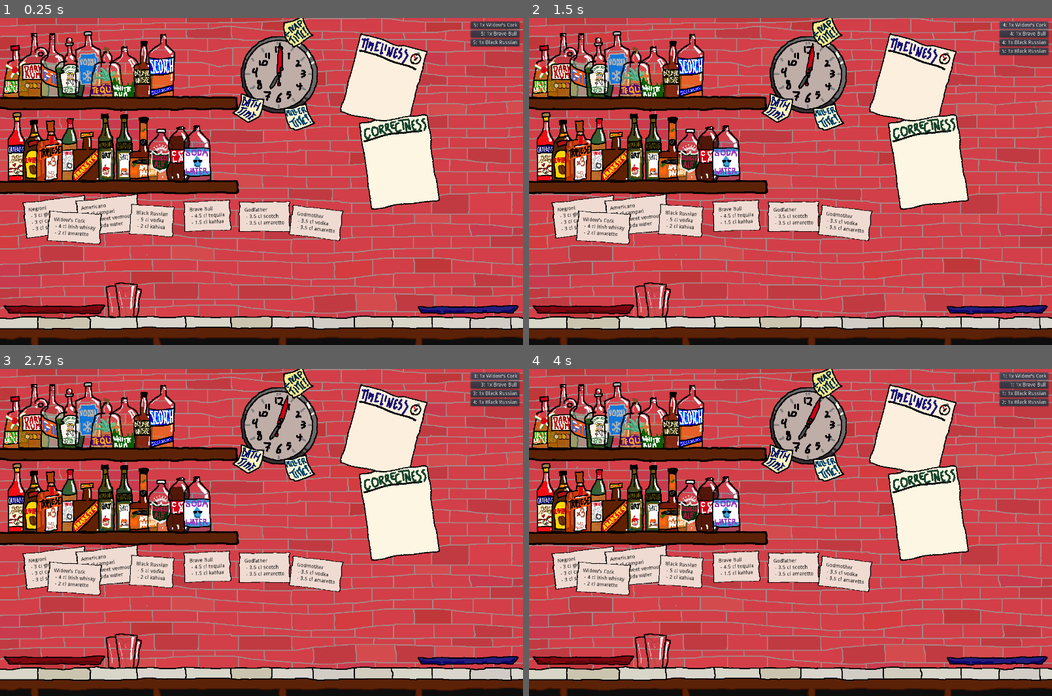
Above: before the commit, frames 1-4 (two rows, left to right).
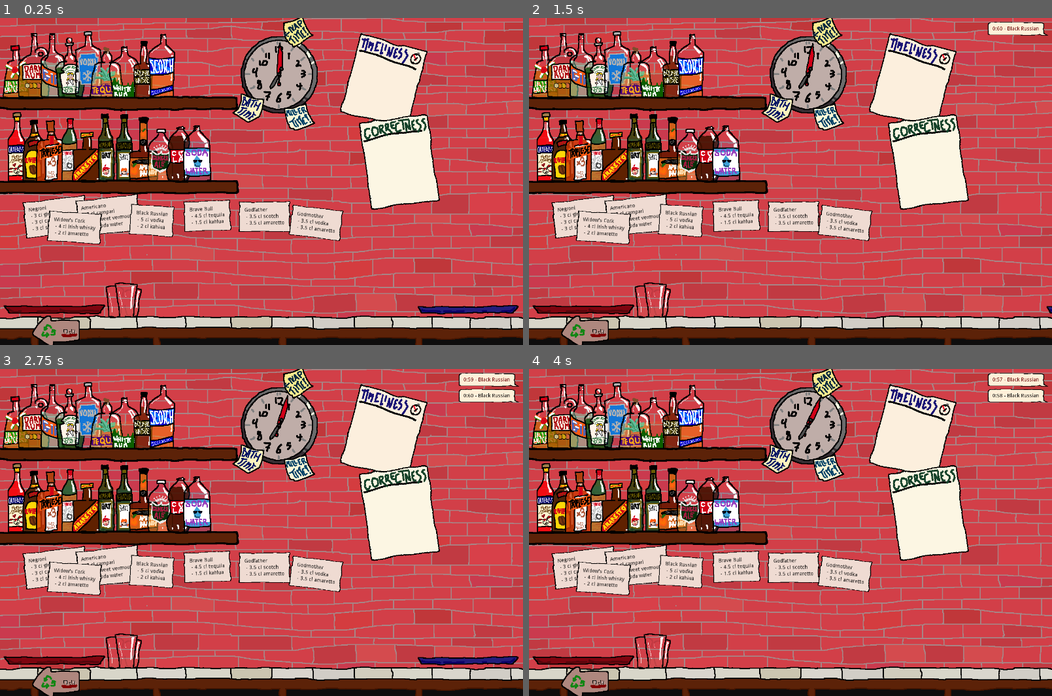
Above: after the commit, the same moments.

Repository: xavierholt/anyone-can-bartend
Game: Godot game, scene res://Bar.tscn
Same seed, same stepped clock (60 frames per second), same inputs: the game is played once before the commit and once after it. The project has no main scene, so this scene is started directly.
Inputs (mouse positions are in pixels of both pictures, inside the frame that each line leads up to):
- Up to frame 1 (0.25 s): no input
- Up to frame 2 (1.5 s): click (1025, 24) at 0.5 s, where only the run before the commit has a clickable "5: 1x Widow's Cork"; click (1025, 24) at 1.25 s, where only the run before the commit has a clickable "4: 1x Widow's Cork"
- Up to frame 3 (2.75 s): click (496, 375) at 2 s, where only the run before the commit has a clickable "3: 1x Widow's Cork"
- Up to frame 4 (4 s): click (1015, 378) at 2.75 s, where only the run after the commit has a clickable "0:59 - Black Russian"; click (1025, 375) at 3.5 s, where only the run before the commit has a clickable "2: 1x Widow's Cork"

The runs differ from the first frame. In frame 1, 1.3% of the frame differs, in the area x 6-100%, y 1-100%; in frame 2, 2.1%; in frame 3, 1.7%; in frame 4, 2.2%.

Commit message:
Animated trays.

Diff:
--- a/Bar.gd
+++ b/Bar.gd
@@ -90,7 +90,8 @@
 	get_tree().quit()
 
 func tick():
-	if randf() < 0.2:
+	var v = get_node("MarginContainer/VBoxContainer")
+	var n = v.get_child_count()
+	if randf() < 0.8 - 0.2 * n:
 		var o = Order.instance()
-		var v = get_node("MarginContainer/VBoxContainer")
 		v.add_child(o)
--- a/Bar.tscn
+++ b/Bar.tscn
@@ -39,15 +39,95 @@
 [ext_resource path="res://Store.gd" type="Script" id=37]
 [ext_resource path="res://Glasses/Default Store.png" type="Texture" id=38]
 [ext_resource path="res://Shelves/Counter.png" type="Texture" id=39]
-[ext_resource path="res://Shelves/Red Tray.png" type="Texture" id=40]
-[ext_resource path="res://Shelves/Blue Tray.png" type="Texture" id=41]
-[ext_resource path="res://Cursor.gd" type="Script" id=42]
-[ext_resource path="res://Order.tscn" type="PackedScene" id=43]
+[ext_resource path="res://TrashTray.gd" type="Script" id=40]
+[ext_resource path="res://Shelves/Red Tray.png" type="Texture" id=41]
+[ext_resource path="res://TrashClick.gd" type="Script" id=42]
+[ext_resource path="res://Shelves/Arrow.png" type="Texture" id=43]
+[ext_resource path="res://ServeTray.gd" type="Script" id=44]
+[ext_resource path="res://Shelves/Blue Tray.png" type="Texture" id=45]
+[ext_resource path="res://Cursor.gd" type="Script" id=46]
 
 [sub_resource type="RectangleShape2D" id=1]
 
 custom_solver_bias = 0.0
 extents = Vector2( 50, 50 )
+
+[sub_resource type="Animation" id=3]
+
+resource_name = "Trash"
+length = 10.0
+loop = false
+step = 0.1
+tracks/0/type = "value"
+tracks/0/path = NodePath(".:position")
+tracks/0/interp = 1
+tracks/0/loop_wrap = true
+tracks/0/imported = false
+tracks/0/enabled = true
+tracks/0/keys = {
+"times": PoolRealArray( 0, 0.2, 9.8, 10 ),
+"transitions": PoolRealArray( 1, 1, 1, 1 ),
+"update": 0,
+"values": [ Vector2( 0, 0 ), Vector2( -300, 0 ), Vector2( -300, 0 ), Vector2( 0, 0 ) ]
+}
+tracks/1/type = "method"
+tracks/1/path = NodePath("..")
+tracks/1/interp = 1
+tracks/1/loop_wrap = true
+tracks/1/imported = false
+tracks/1/enabled = true
+tracks/1/keys = {
+"times": PoolRealArray( 5, 10 ),
+"transitions": PoolRealArray( 1, 1 ),
+"values": [ {
+"args": [  ],
+"method": "clean"
+}, {
+"args": [  ],
+"method": "reset"
+} ]
+}
+
+[sub_resource type="RectangleShape2D" id=4]
+
+custom_solver_bias = 0.0
+extents = Vector2( 60, 30 )
+
+[sub_resource type="Animation" id=2]
+
+resource_name = "Serve"
+length = 1.4
+loop = false
+step = 0.1
+tracks/0/type = "value"
+tracks/0/path = NodePath(".:position")
+tracks/0/interp = 1
+tracks/0/loop_wrap = true
+tracks/0/imported = false
+tracks/0/enabled = true
+tracks/0/keys = {
+"times": PoolRealArray( 0, 0.2, 1.2, 1.4 ),
+"transitions": PoolRealArray( 1, 1, 1, 1 ),
+"update": 0,
+"values": [ Vector2( 1290, 800 ), Vector2( 1590, 800 ), Vector2( 1590, 800 ), Vector2( 1290, 800 ) ]
+}
+tracks/1/type = "method"
+tracks/1/path = NodePath(".")
+tracks/1/interp = 1
+tracks/1/loop_wrap = true
+tracks/1/imported = false
+tracks/1/enabled = true
+tracks/1/keys = {
+"times": PoolRealArray( 0.7, 1.4 ),
+"transitions": PoolRealArray( 1, 1 ),
+"values": [ {
+"args": [  ],
+"method": "serve"
+}, {
+"args": [  ],
+"method": "reset"
+} ]
+}
 
 [node name="Bar" type="Node" index="0"]
 
@@ -446,8 +526,8 @@
 offset = Vector2( -50, -190 )
 script = ExtResource( 15 )
 _sections_unfolded = [ "Offset" ]
-color = Color( 0.5, 0.5, 0.5, 1 )
-fluid = "fluid"
+color = Color( 0.914062, 0.428467, 0, 0.79502 )
+fluid = "apricot brandy"
 
 [node name="Slot9" parent="Mixers" index="8" instance=ExtResource( 13 )]
 
@@ -630,84 +710,133 @@
 
 [node name="TrashTray" type="Node2D" parent="." index="7"]
 
-editor/display_folded = true
 position = Vector2( 150, 800 )
-_sections_unfolded = [ "Transform" ]
-
-[node name="Slots" type="Node2D" parent="TrashTray" index="0"]
-
-editor/display_folded = true
-
-[node name="Slot1" parent="TrashTray/Slots" index="0" instance=ExtResource( 13 )]
+script = ExtResource( 40 )
+_sections_unfolded = [ "Transform" ]
+
+[node name="Mover" type="Node2D" parent="TrashTray" index="0"]
+
+_sections_unfolded = [ "Transform" ]
+
+[node name="Slots" type="Node2D" parent="TrashTray/Mover" index="0"]
+
+editor/display_folded = true
+
+[node name="Slot1" parent="TrashTray/Mover/Slots" index="0" instance=ExtResource( 13 )]
 
 position = Vector2( -100, 0 )
 _sections_unfolded = [ "Transform" ]
 
-[node name="Slot2" parent="TrashTray/Slots" index="1" instance=ExtResource( 13 )]
+[node name="Slot2" parent="TrashTray/Mover/Slots" index="1" instance=ExtResource( 13 )]
 
 position = Vector2( -50, 0 )
 _sections_unfolded = [ "Transform" ]
 
-[node name="Slot3" parent="TrashTray/Slots" index="2" instance=ExtResource( 13 )]
-
-_sections_unfolded = [ "Transform" ]
-
-[node name="Slot4" parent="TrashTray/Slots" index="3" instance=ExtResource( 13 )]
+[node name="Slot3" parent="TrashTray/Mover/Slots" index="2" instance=ExtResource( 13 )]
+
+_sections_unfolded = [ "Transform" ]
+
+[node name="Slot4" parent="TrashTray/Mover/Slots" index="3" instance=ExtResource( 13 )]
 
 position = Vector2( 50, 0 )
 _sections_unfolded = [ "Transform" ]
 
-[node name="Slot5" parent="TrashTray/Slots" index="4" instance=ExtResource( 13 )]
+[node name="Slot5" parent="TrashTray/Mover/Slots" index="4" instance=ExtResource( 13 )]
 
 position = Vector2( 100, 0 )
 _sections_unfolded = [ "Transform" ]
 
-[node name="Sprite" type="Sprite" parent="TrashTray" index="1"]
-
-position = Vector2( -10, 0 )
-texture = ExtResource( 40 )
-_sections_unfolded = [ "Transform" ]
-
-[node name="ServeTray" type="Node2D" parent="." index="8"]
-
-editor/display_folded = true
-position = Vector2( 1290, 800 )
-_sections_unfolded = [ "Transform" ]
-
-[node name="Slots" type="Node2D" parent="ServeTray" index="0"]
-
-editor/display_folded = true
-
-[node name="Slot1" parent="ServeTray/Slots" index="0" instance=ExtResource( 13 )]
-
-position = Vector2( -100, 0 )
-_sections_unfolded = [ "Transform" ]
-
-[node name="Slot2" parent="ServeTray/Slots" index="1" instance=ExtResource( 13 )]
-
-position = Vector2( -50, 0 )
-_sections_unfolded = [ "Transform" ]
-
-[node name="Slot3" parent="ServeTray/Slots" index="2" instance=ExtResource( 13 )]
-
-_sections_unfolded = [ "Transform" ]
-
-[node name="Slot4" parent="ServeTray/Slots" index="3" instance=ExtResource( 13 )]
-
-position = Vector2( 50, 0 )
-_sections_unfolded = [ "Transform" ]
-
-[node name="Slot5" parent="ServeTray/Slots" index="4" instance=ExtResource( 13 )]
-
-position = Vector2( 100, 0 )
-_sections_unfolded = [ "Transform" ]
-
-[node name="Sprite" type="Sprite" parent="ServeTray" index="1"]
+[node name="Sprite" type="Sprite" parent="TrashTray/Mover" index="1"]
 
 position = Vector2( -10, 0 )
 texture = ExtResource( 41 )
 _sections_unfolded = [ "Transform" ]
 
+[node name="Player" type="AnimationPlayer" parent="TrashTray/Mover" index="2"]
+
+root_node = NodePath("..")
+autoplay = ""
+playback_process_mode = 1
+playback_default_blend_time = 0.0
+playback_speed = 1.0
+anims/Trash = SubResource( 3 )
+blend_times = [  ]
+
+[node name="Arrow" type="Node2D" parent="TrashTray" index="1"]
+
+position = Vector2( 10, 63 )
+_sections_unfolded = [ "Transform" ]
+
+[node name="Area2D" type="Area2D" parent="TrashTray/Arrow" index="0"]
+
+editor/display_folded = true
+input_pickable = true
+gravity_vec = Vector2( 0, 1 )
+gravity = 98.0
+linear_damp = 0.1
+angular_damp = 1.0
+audio_bus_override = false
+audio_bus_name = "Master"
+script = ExtResource( 42 )
+
+[node name="CollisionShape2D" type="CollisionShape2D" parent="TrashTray/Arrow/Area2D" index="0"]
+
+shape = SubResource( 4 )
+
+[node name="Sprite" type="Sprite" parent="TrashTray/Arrow" index="1"]
+
+texture = ExtResource( 43 )
+
+[node name="ServeTray" type="Node2D" parent="." index="8"]
+
+position = Vector2( 1290, 800 )
+script = ExtResource( 44 )
+_sections_unfolded = [ "Transform" ]
+
+[node name="Slots" type="Node2D" parent="ServeTray" index="0"]
+
+editor/display_folded = true
+
+[node name="Slot1" parent="ServeTray/Slots" index="0" instance=ExtResource( 13 )]
+
+position = Vector2( -100, 0 )
+_sections_unfolded = [ "Transform" ]
+
+[node name="Slot2" parent="ServeTray/Slots" index="1" instance=ExtResource( 13 )]
+
+position = Vector2( -50, 0 )
+_sections_unfolded = [ "Transform" ]
+
+[node name="Slot3" parent="ServeTray/Slots" index="2" instance=ExtResource( 13 )]
+
+_sections_unfolded = [ "Transform" ]
+
+[node name="Slot4" parent="ServeTray/Slots" index="3" instance=ExtResource( 13 )]
+
+position = Vector2( 50, 0 )
+_sections_unfolded = [ "Transform" ]
+
+[node name="Slot5" parent="ServeTray/Slots" index="4" instance=ExtResource( 13 )]
+
+position = Vector2( 100, 0 )
+_sections_unfolded = [ "Transform" ]
+
+[node name="Sprite" type="Sprite" parent="ServeTray" index="1"]
+
+position = Vector2( -10, 0 )
+texture = ExtResource( 45 )
+_sections_unfolded = [ "Transform" ]
+
+[node name="Player" type="AnimationPlayer" parent="ServeTray" index="2"]
+
+root_node = NodePath("..")
+autoplay = ""
+playback_process_mode = 1
+playback_default_blend_time = 0.0
+playback_speed = 1.0
+anims/Serve = SubResource( 2 )
+blend_times = [  ]
+
 [node name="Recipes" type="Node2D" parent="." index="9"]
 
 position = Vector2( 50, 500 )
@@ -715,22 +844,14 @@
 
 [node name="Stores" type="Node2D" parent="." index="10"]
 
-[node name="Cursor" type="Node2D" parent="." index="11"]
-
-position = Vector2( 0, -1 )
-script = ExtResource( 42 )
-_sections_unfolded = [ "Transform" ]
-
-[node name="Holder" type="Node2D" parent="Cursor" index="0"]
-
-[node name="MarginContainer" type="MarginContainer" parent="." index="12"]
+[node name="MarginContainer" type="MarginContainer" parent="." index="11"]
 
 editor/display_folded = true
 anchor_left = 1.0
 anchor_top = 0.0
 anchor_right = 1.0
 anchor_bottom = 0.0
-margin_left = 10.0
+margin_left = -18.0
 margin_top = 10.0
 margin_right = -10.0
 margin_bottom = 10.0
@@ -750,8 +871,7 @@
 anchor_right = 0.0
 anchor_bottom = 0.0
 margin_left = 8.0
-margin_right = 118.0
-margin_bottom = 68.0
+margin_right = 8.0
 rect_pivot_offset = Vector2( 0, 0 )
 rect_clip_content = false
 mouse_filter = 1
@@ -760,18 +880,11 @@
 size_flags_vertical = 1
 alignment = 0
 
-[node name="Button1" parent="MarginContainer/VBoxContainer" index="0" instance=ExtResource( 43 )]
-
-margin_right = 110.0
-
-[node name="Button2" parent="MarginContainer/VBoxContainer" index="1" instance=ExtResource( 43 )]
-
-margin_top = 24.0
-margin_right = 110.0
-margin_bottom = 44.0
-
-[node name="Button3" parent="MarginContainer/VBoxContainer" index="2" instance=ExtResource( 43 )]
-
-margin_top = 48.0
-margin_right = 110.0
-margin_bottom = 68.0
+[node name="Cursor" type="Node2D" parent="." index="12"]
+
+editor/display_folded = true
+position = Vector2( 0, -1 )
+script = ExtResource( 46 )
+_sections_unfolded = [ "Transform" ]
+
+[node name="Holder" type="Node2D" parent="Cursor" index="0"]
--- a/Blackletter.tres
+++ b/Blackletter.tres
@@ -2,6 +2,17 @@
 
 [resource]
 
+Button/colors/font_color = Color( 0, 0, 0, 1 )
+Button/colors/font_color_disabled = Color( 0.9, 0.9, 0.9, 0.2 )
+Button/colors/font_color_hover = Color( 0.410156, 0, 0, 1 )
+Button/colors/font_color_pressed = Color( 0, 0, 0, 1 )
+Button/constants/hseparation = 2
+Button/fonts/font = null
+Button/styles/disabled = null
+Button/styles/focus = null
+Button/styles/hover = null
+Button/styles/normal = null
+Button/styles/pressed = null
 Label/colors/font_color = Color( 0, 0, 0, 1 )
 Label/colors/font_color_shadow = Color( 0, 0, 0, 0 )
 Label/constants/line_spacing = 3
@@ -10,4 +21,3 @@
 Label/constants/shadow_offset_y = 1
 Label/fonts/font = null
 Label/styles/normal = null
-_sections_unfolded = [ "Label" ]
--- a/Glass.gd
+++ b/Glass.gd
@@ -1,4 +1,5 @@
 tool extends "res://Vessel.gd"
 
+var glass  = true
 var source = true
 var target = true
--- /dev/null
+++ b/Okay.tscn
@@ -0,0 +1,9 @@
+[gd_scene load_steps=2 format=2]
+
+[ext_resource path="res://Decals/Okay1.png" type="Texture" id=1]
+
+[node name="Okay" type="Sprite" index="0"]
+
+scale = Vector2( 0.2, 0.2 )
+texture = ExtResource( 1 )
+_sections_unfolded = [ "Transform" ]
--- a/Order.gd
+++ b/Order.gd
@@ -1,49 +1,68 @@
-extends Button
+extends PanelContainer
 
 var recipe
-var remaining = 5
-var threshold = 5
+var remaining = 60
+var threshold = 30
 
 func _ready():
 	var bar   = get_node("/root/Bar")
 	var timer = bar.get_node("Timers/OrderTimer")
 	timer.connect("timeout", self, "tick")
 
+	var label = get_node("Label")
+	label.connect("pressed", self, "dispatch")
+
 	var recipes = bar.recipes
 	recipe = recipes[randi() % len(recipes)]
-	set_text(str(remaining) + ": 1x " + recipe.name)
-
-func _pressed():
-	fulfill()
+	tick() # To set text...
 
 func score(drink):
 	var post = get_node("/root/Bar/Posters/Correctness")
 	var list = recipe.map(drink)
+	var count = 0
+	var fails = 0
 	for k in list.data:
+		count += 1
 		if not recipe.fluids.has(k):
 			post.add_fail()
+			fails += 1
 			continue
 		var p = abs(list.get(k) / recipe.fluids[k])
-		if p < 0.1: post.add_star()
-		if p > 0.6: post.add_fail()
+		if p < 0.1:
+			post.add_star()
+		elif p > 0.6:
+			post.add_fail()
+			fails += 1
+		else:
+			post.add_okay()
+	return float(count - fails) / count
+
+func dispatch():
+	var tray = get_node("/root/Bar/ServeTray")
+	if tray.order == null:
+		tray.get_node("Player").play("Serve")
+		tray.order = self
 
 func fulfill():
-	var s = get_node("/root/Bar/ServeTray/Slots")
+	var slots = get_node("/root/Bar/ServeTray/Slots").get_children()
 	var drinks = []
-	for slot in s.get_children():
+	for slot in slots:
 		var i = slot.get_node("Click").item()
-		if i != null: drinks.append(i)
+		if i and "glass" in i: drinks.append(i)
 	if len(drinks) == 0:
 		print("No drinks to deliver!")
 		return
 	if len(drinks) != 1:
 		print("Only deliver one drink at at time!")
 		return
-	if remaining >= threshold:
-		get_node("/root/Bar/Posters/Timeliness").add_star()
 	for k in drinks[0].fluids:
 		print(k + ": " + str(drinks[0].fluids[k]))
-	score(drinks[0])
+	if score(drinks[0]) > 0.5:
+		var post = get_node("/root/Bar/Posters/Timeliness")
+		if remaining >= threshold:
+			post.add_star()
+		else:
+			post.add_okay()
 	drinks[0].queue_free()
 	queue_free()
 
@@ -53,5 +72,6 @@
 		get_node("/root/Bar/Posters/Timeliness").add_fail()
 		queue_free()
 		return
+	var label = get_node("Label")
+	label.set_text("0:" + str(remaining) + " - " + recipe.name)
 	remaining -= 1
-	set_text(str(remaining) + ": 1x " + recipe.name)
--- a/Order.tscn
+++ b/Order.tscn
@@ -1,27 +1,70 @@
-[gd_scene load_steps=2 format=2]
+[gd_scene load_steps=5 format=2]
 
-[ext_resource path="res://Order.gd" type="Script" id=1]
+[ext_resource path="res://Panels/Order1.png" type="Texture" id=1]
+[ext_resource path="res://Order.gd" type="Script" id=2]
+[ext_resource path="res://Blackletter.tres" type="Theme" id=3]
 
-[node name="Button" type="Button"]
+[sub_resource type="StyleBoxTexture" id=1]
+
+content_margin_left = 10.0
+content_margin_right = 20.0
+content_margin_top = 10.0
+content_margin_bottom = 10.0
+texture = ExtResource( 1 )
+region_rect = Rect2( 0, 0, 200, 100 )
+margin_left = 0.0
+margin_right = 0.0
+margin_top = 0.0
+margin_bottom = 0.0
+expand_margin_left = 0.0
+expand_margin_right = 0.0
+expand_margin_top = 0.0
+expand_margin_bottom = 0.0
+modulate_color = Color( 1, 1, 1, 1 )
+draw_center = true
+_sections_unfolded = [ "Content Margin" ]
+
+[node name="Order" type="PanelContainer"]
 
 anchor_left = 0.0
 anchor_top = 0.0
 anchor_right = 0.0
 anchor_bottom = 0.0
-margin_right = 12.0
-margin_bottom = 20.0
+margin_right = 14.0
+margin_bottom = 14.0
+grow_horizontal = 0
 rect_pivot_offset = Vector2( 0, 0 )
 rect_clip_content = false
-focus_mode = 2
+mouse_filter = 0
+mouse_default_cursor_shape = 0
+size_flags_horizontal = 0
+size_flags_vertical = 1
+custom_styles/panel = SubResource( 1 )
+script = ExtResource( 2 )
+_sections_unfolded = [ "Grow Direction" ]
+
+[node name="Label" type="Button" parent="." index="0"]
+
+anchor_left = 0.0
+anchor_top = 0.0
+anchor_right = 0.0
+anchor_bottom = 0.0
+margin_left = 10.0
+margin_top = 10.0
+margin_right = 128.0
+margin_bottom = 30.0
+rect_pivot_offset = Vector2( 0, 0 )
+rect_clip_content = false
 mouse_filter = 0
 mouse_default_cursor_shape = 0
 size_flags_horizontal = 1
 size_flags_vertical = 1
+theme = ExtResource( 3 )
 toggle_mode = false
-enabled_focus_mode = 2
+enabled_focus_mode = 0
 shortcut = null
 group = null
-text = "Text goes here."
-flat = false
-align = 2
-script = ExtResource( 1 )
+text = "Text goes here..."
+flat = true
+align = 1
+_sections_unfolded = [ "Theme" ]
--- a/Posters/Poster.gd
+++ b/Posters/Poster.gd
@@ -6,6 +6,7 @@
 
 var decals = 0
 var star   = load("res://Star.tscn")
+var okay   = load("res://Okay.tscn")
 var fail   = load("res://Fail.tscn")
 
 func add(decal):
@@ -20,6 +21,9 @@
 func add_fail():
 	add(fail.instance())
 
+func add_okay():
+	add(okay.instance())
+
 func add_star():
 	add(star.instance())
 #	var t = load("res://Decals/Star" + str(randi() % 9 + 1) + ".png")
--- /dev/null
+++ b/ServeTray.gd
@@ -0,0 +1,9 @@
+extends Node2D
+
+var order = null
+
+func serve():
+	order.fulfill()
+
+func reset():
+	order = null
--- /dev/null
+++ b/TrashClick.gd
@@ -0,0 +1,5 @@
+extends Area2D
+
+func _input_event(viewport, event, shape):
+	if event is InputEventMouseButton and event.is_pressed():
+		get_node("../..").begin()
--- /dev/null
+++ b/TrashTray.gd
@@ -0,0 +1,17 @@
+extends Node2D
+
+var ready = true
+
+func begin():
+	if ready:
+		get_node("Mover/Player").play("Trash")
+		ready = false
+
+func clean():
+	var drinks = []
+	for slot in get_node("Mover/Slots").get_children():
+		var i = slot.get_node("Click").item()
+		if i and "glass" in i: i.queue_free()
+
+func reset():
+	ready = true
Not shown: 1 places in Bar.tscn that only renumber resources
Binary file added: Decals/Okay1.png
Binary file added: Panels/Order1.png
Binary file added: Shelves/Arrow.png
